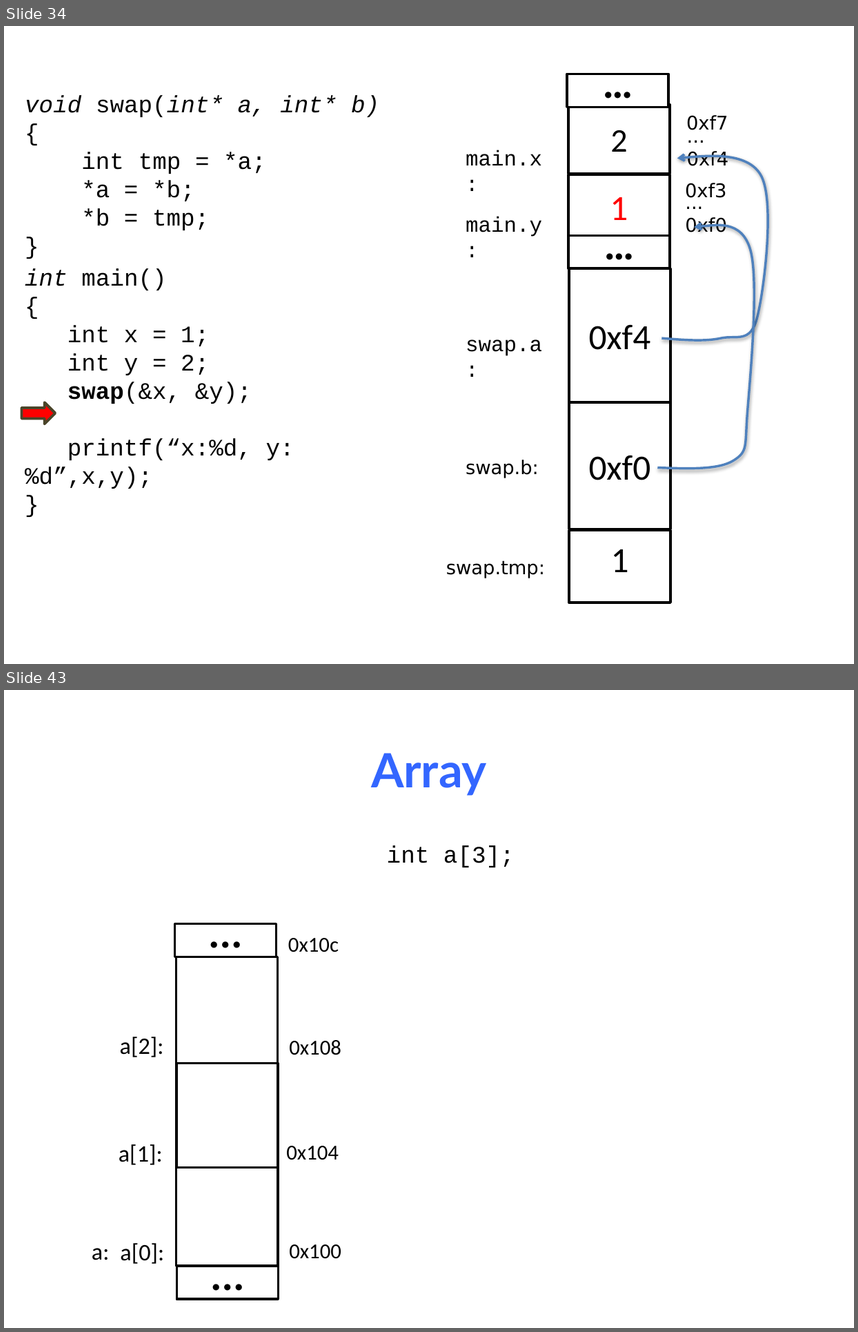
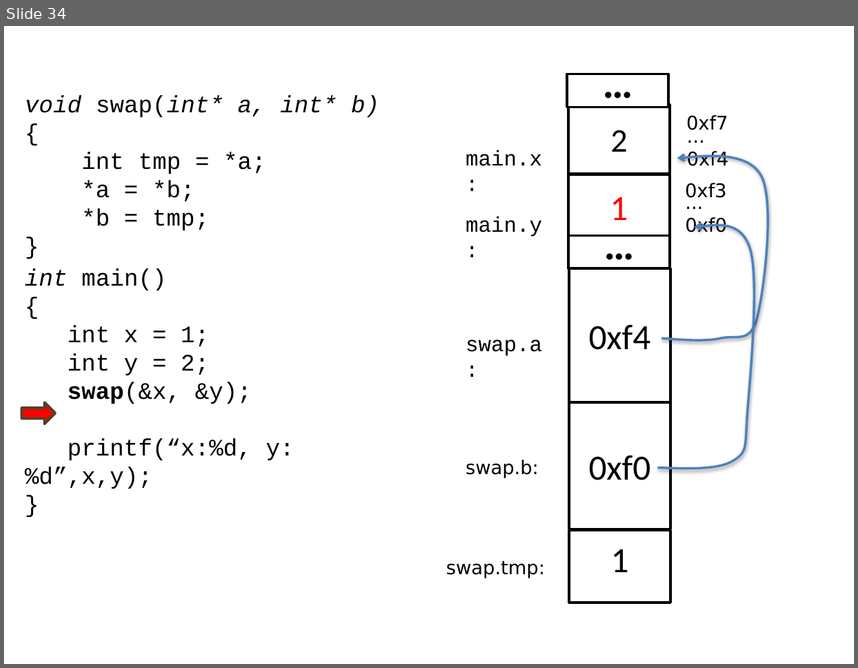
Before and after one commit to NYU-CSO/nyu-cso.github.io, a slide deck: notes/05-pointer_array.pptx. Shown one above the other, each under a label of ours: slides 34 and 43 before the commit, slide 34 after it; the slides between them are not shown. The pictures are 858x1332 and 858x668 pixels, drawn with LibreOffice and Linux fonts; fonts in the diff are those of the drawing. Boxes give left, top, right and bottom in pixels: in the first picture for what was removed or moved away, otherwise in the second. Text is boxed around its words. In the diff, an @@ line names an element or a change of style, - is before the commit and + after.

```diff
--- a/notes/05-pointer_array.pptx
+++ b/notes/05-pointer_array.pptx
@@ slide 43 removed at <box>4,690,854,1328</box>, background #FFFFFF @@
@@ title removed at <box>371,753,487,796</box> @@
-Array
@@ text removed at <box>387,845,515,867</box> @@
-int a[3];
@@ rectangle removed at <box>175,924,276,957</box> @@
-...
@@ text removed at <box>288,938,339,952</box> @@
-0x10c
@@ rectangle removed at <box>176,957,277,1064</box> @@
@@ text removed at <box>120,1036,164,1057</box> @@
-a[2]:
@@ text removed at <box>289,1040,341,1055</box> @@
-0x108
@@ rectangle removed at <box>176,1063,278,1167</box> @@
@@ text removed at <box>119,1144,163,1165</box> @@
-a[1]:
@@ text removed at <box>286,1145,339,1160</box> @@
-0x104
@@ rectangle removed at <box>176,1167,278,1265</box> @@
@@ text removed at <box>92,1248,110,1260</box> @@
-a:
@@ text removed at <box>120,1243,164,1263</box> @@
-a[0]:
@@ text removed at <box>289,1244,341,1259</box> @@
-0x100
@@ rectangle removed at <box>176,1265,278,1299</box> @@
-...
```
Also in this commit, not shown: 101 other slides removed, 2 other files.
